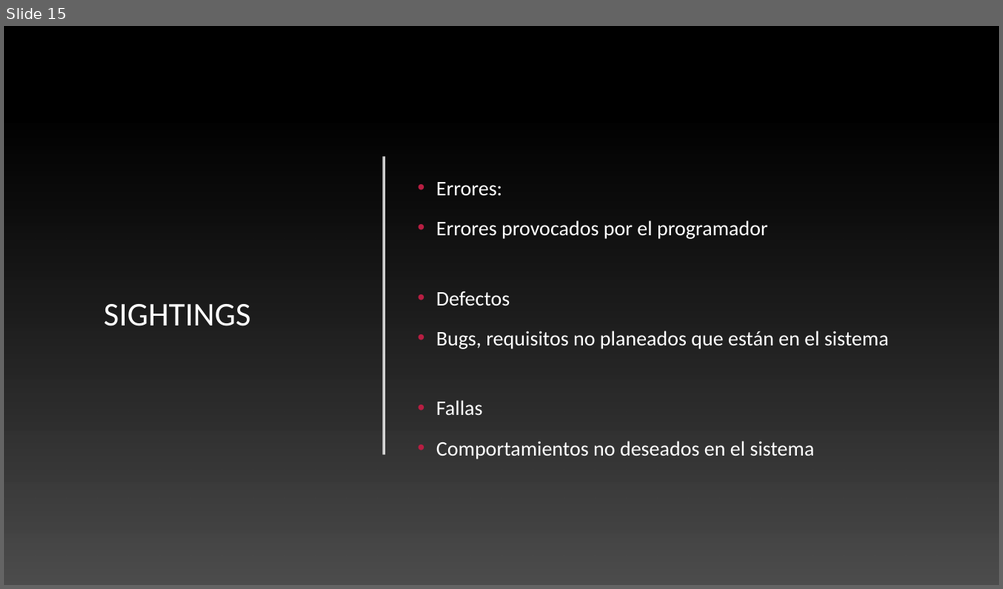
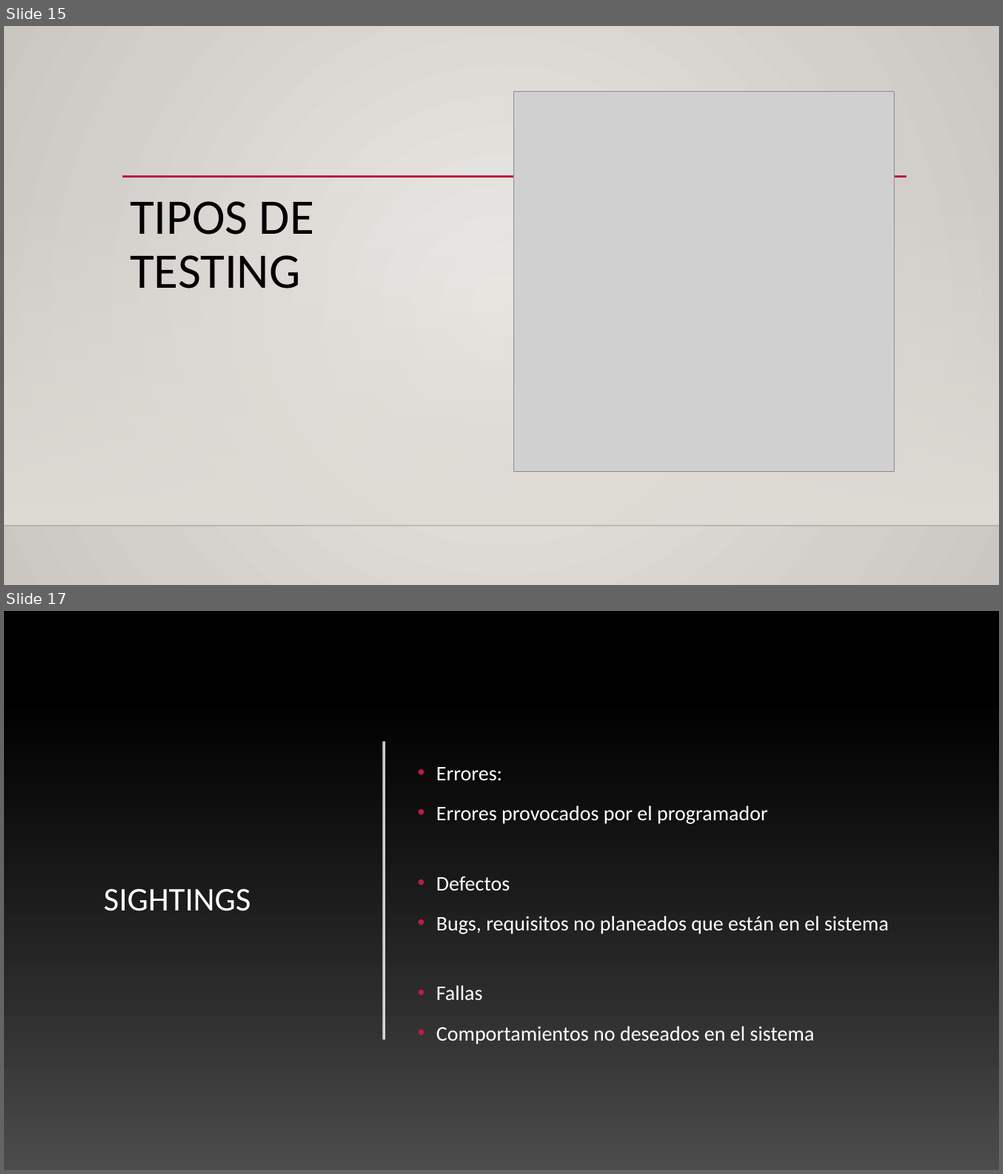
Before and after one commit to hdelreal/CypressTutorial, a slide deck: QA Automation.pptx. Shown one above the other, each under a label of ours: slide 15 before the commit, slides 15 and 17 after it; the slides between them are not shown. The pictures are 1003x589 and 1003x1174 pixels, drawn with LibreOffice and Linux fonts; fonts in the diff are those of the drawing; grey boxes stand for pictures; background and template pictures are left out. Boxes give left, top, right and bottom in pixels: in the first picture for what was removed or moved away, otherwise in the second. Text is boxed around its words. In the diff, an @@ line names an element or a change of style, - is before the commit and + after.

```diff
--- a/QA Automation.pptx
+++ b/QA Automation.pptx
@@ slide 15 added at bbox=[4, 26, 999, 585], background gradient #ECEAE7 to #CAC7C1; not listed: 1 template element that a slide beside it also shows @@
@@ picture added at bbox=[514, 92, 894, 472] @@
@@ line added from (122, 177) to (907, 177), #B71E42 2.5 pt @@
@@ rectangle added at bbox=[4, 191, 999, 526], fill gradient #DFDBD5 @@
@@ title added at bbox=[130, 201, 314, 289], 48 pt, text #000000 @@
+TIPOS DE TESTING
@@ what was slide 15 is now slide 17 @@
```
Also in this commit, not shown: 1 slide changed, 2 other slides added, 1 slide removed.
